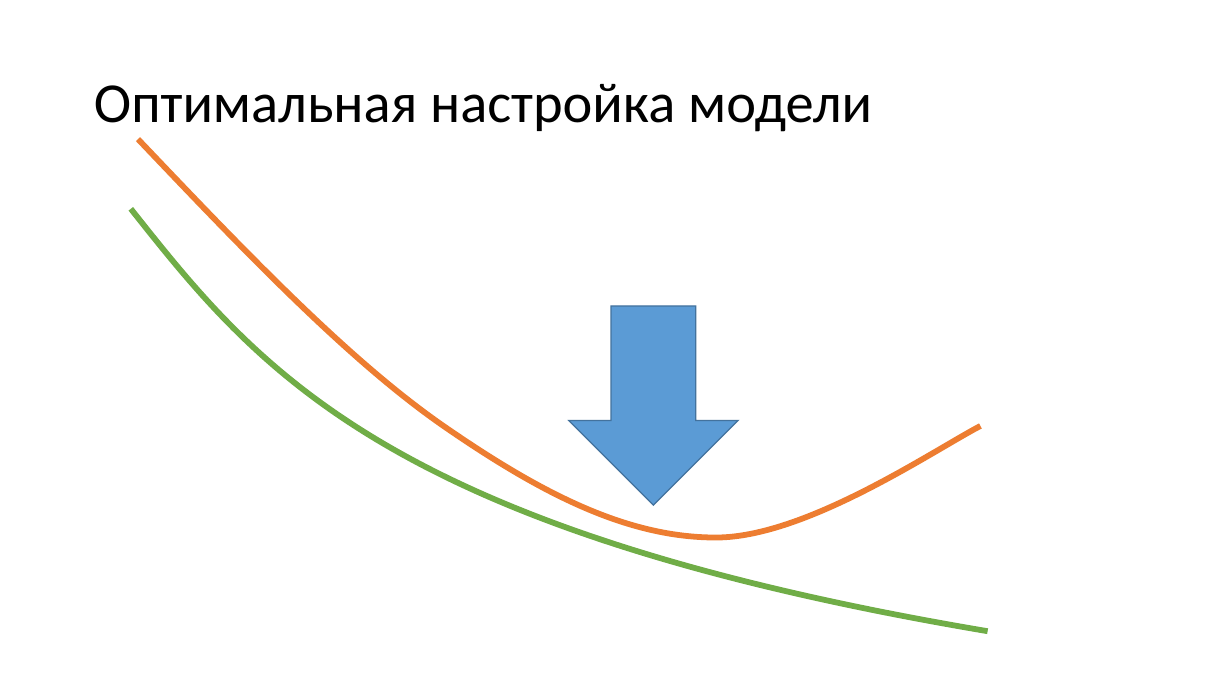
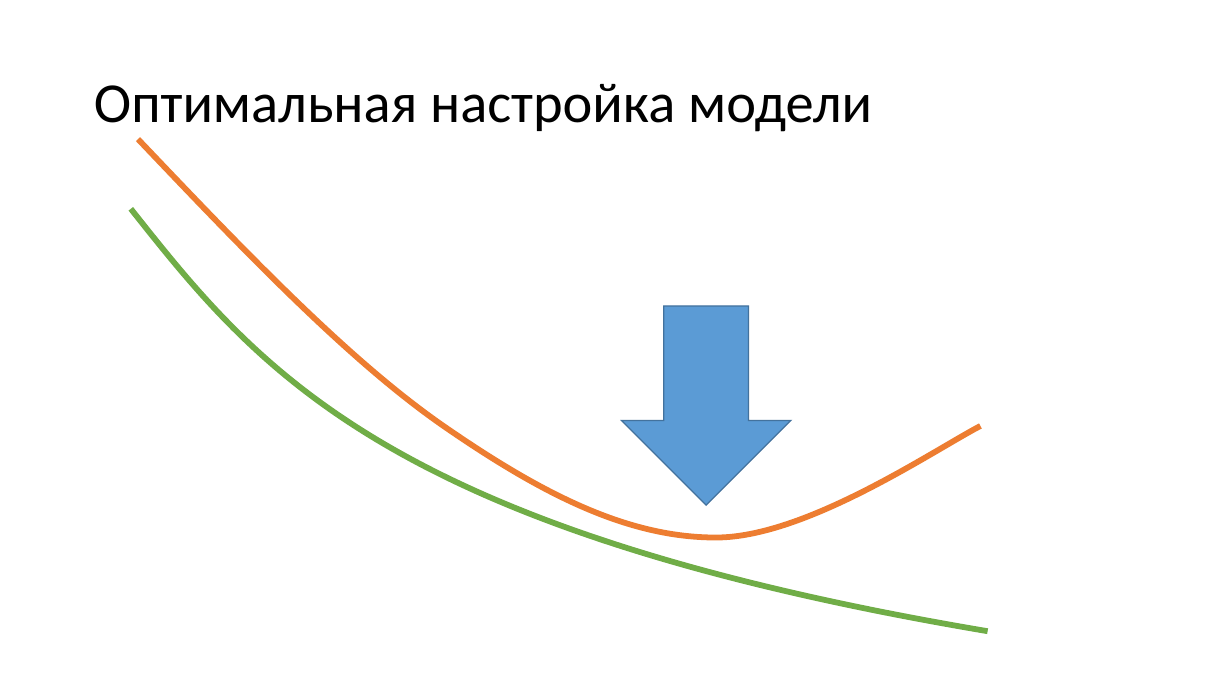
Before and after one commit to mosalov/AI_main_lectures, a slide deck: slide 23 of Лекция 1 09_09_2020.pptx. Drawn at 1232x693 pixels with LibreOffice and Linux fonts; fonts in the diff are those of the drawing. Boxes give left, top, right and bottom in pixels: in the first picture for what was removed or moved away, otherwise in the second. Text is boxed around its words. In the diff, an @@ line names an element or a change of style, - is before the commit and + after.

```diff
--- a/Лекция 1 09_09_2020.pptx
+++ b/Лекция 1 09_09_2020.pptx
@@ down arrow: place and size @@
-down arrow at (569, 306, 738, 506)
+down arrow at (622, 306, 791, 506)
```
Also in this commit, not shown: 1 other slide changed.
